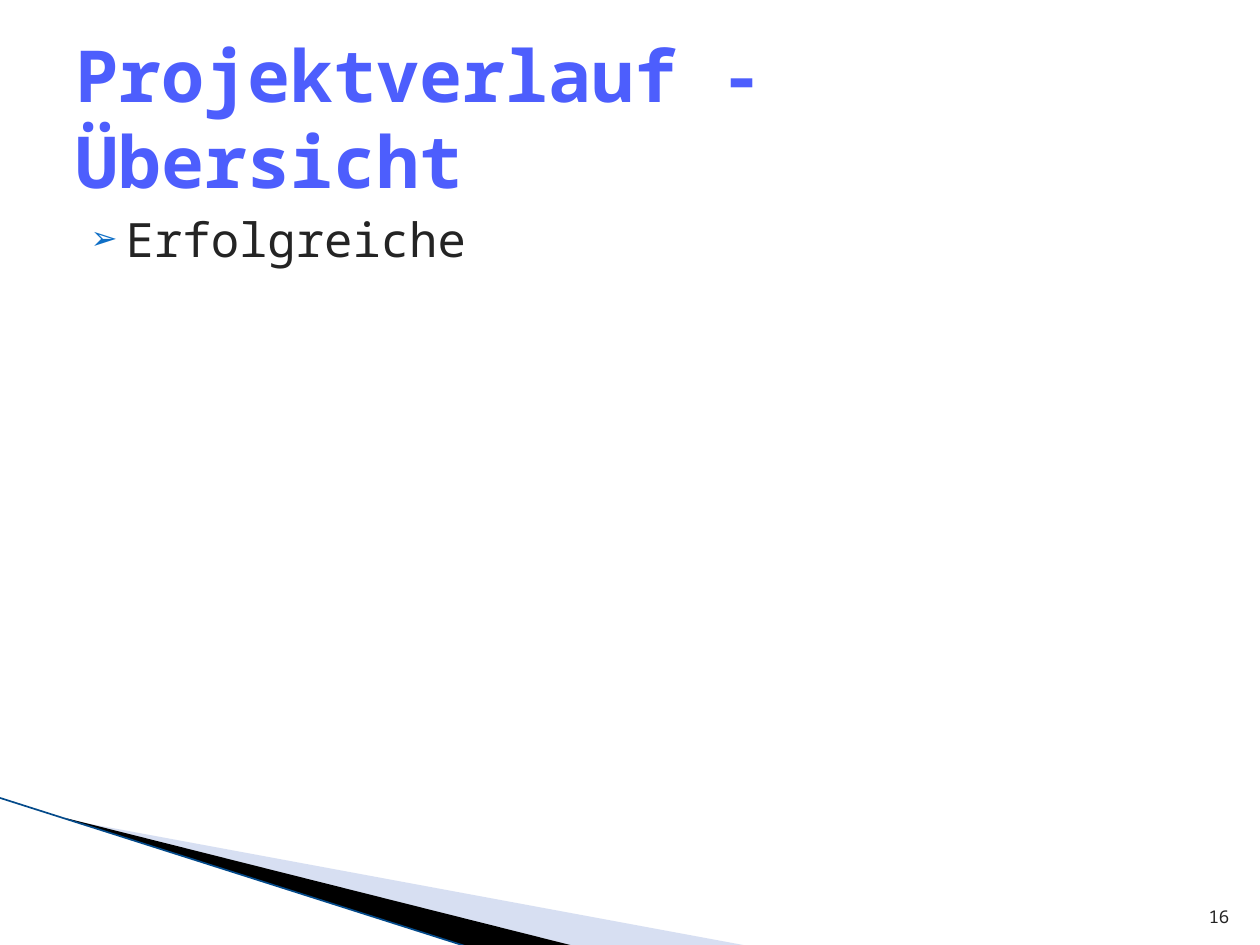
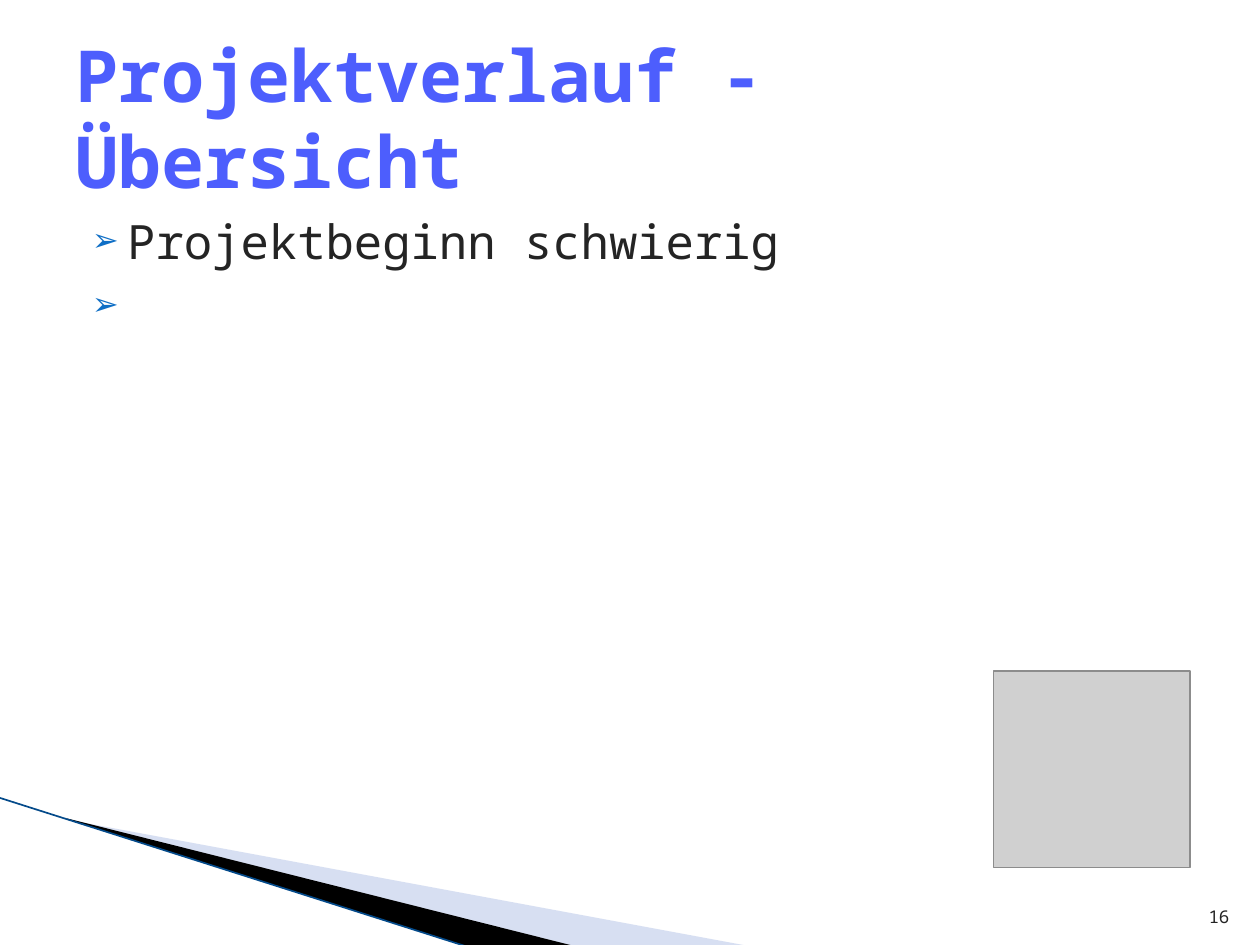
Before and after one commit to lukaselmer/hsr-mrt-software-engineering-2-project, a slide deck: slide 16 of doc/09_Präsentation/praesentation_ms6.pptx. Drawn at 1260x945 pixels with LibreOffice and Linux fonts; fonts in the diff are those of the drawing; grey boxes stand for pictures; background and template pictures are left out. Boxes give left, top, right and bottom in pixels: in the first picture for what was removed or moved away, otherwise in the second. Text is boxed around its words. In the diff, an @@ line names an element or a change of style, - is before the commit and + after.

```diff
--- a/doc/09_Präsentation/praesentation_ms6.pptx
+++ b/doc/09_Präsentation/praesentation_ms6.pptx
@@ text at box(127, 223, 779, 271): text changed @@
-➢ Erfolgreiche
+➢ Projektbeginn schwierig
@@ picture added at box(994, 670, 1191, 867) @@
```
Also in this commit, not shown: 2 other slides changed, 1 slide added.
